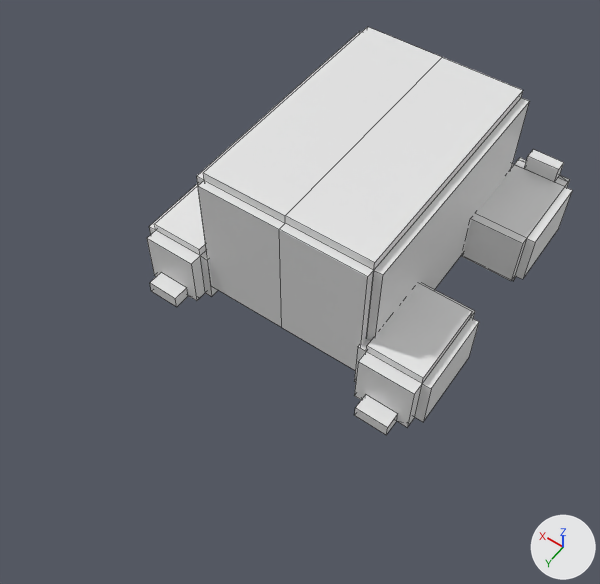
One commit to the Blender file Blend/079-slowpoke.blend: the scene before it, then after it.
One viewpoint serves both versions: a 50 mm camera at (-3.26, 5.83, 6.86) aimed at (-0.21, 1.55, 0.13). Arrows for +X, +Y and +Z are at lower right; the lights stay in place. Mesh edges are drawn as thin lines.

In view in the first picture: 'Back Leg L', 'Back Leg R', 'Body', 'Front Leg Movable'.
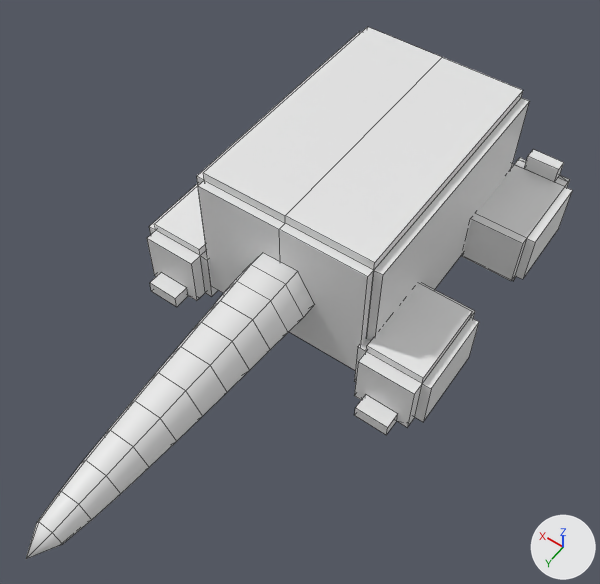
Commit message: Tail done + Test uploaded

Edits to the bpy script that builds the scene:
```text
Add me_beziercurve:
    me_beziercurve.from_pydata(...)  # 73 vertices, 72 faces; spans x 0.36..3.88, y -0.43..0.43, z -0.37..0.37
    me_beziercurve.polygons.foreach_set('use_smooth', [True] * 72)
Add ob_tail:
    ob_tail = bpy.data.objects.new('Tail', me_beziercurve)
    ob_tail.location = (0.0, 1.24, 0.15)
    ob_tail.rotation_euler = (0.0, 0.0, 1.571)  # degrees (0, 0, 90)
```

Pixel boxes [x1, y1, x2, y2] of what changed, in the pictures (600 x 584 px):
'Tail', added: after [26, 253, 314, 559]
